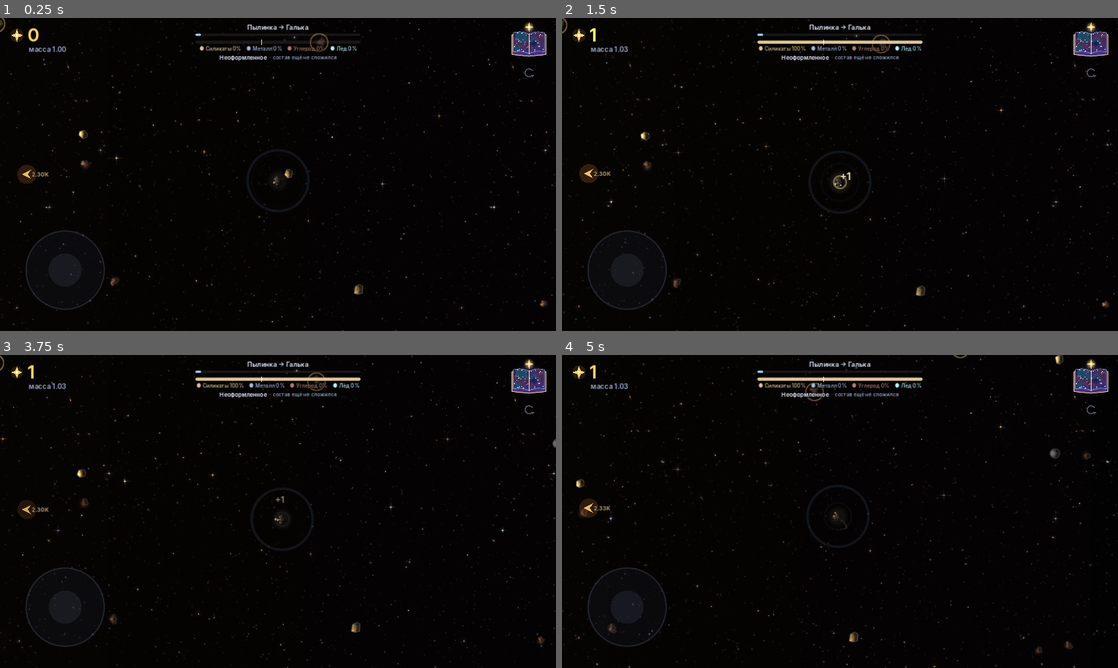
Above: before the commit, frames 1-4 (two rows, left to right).
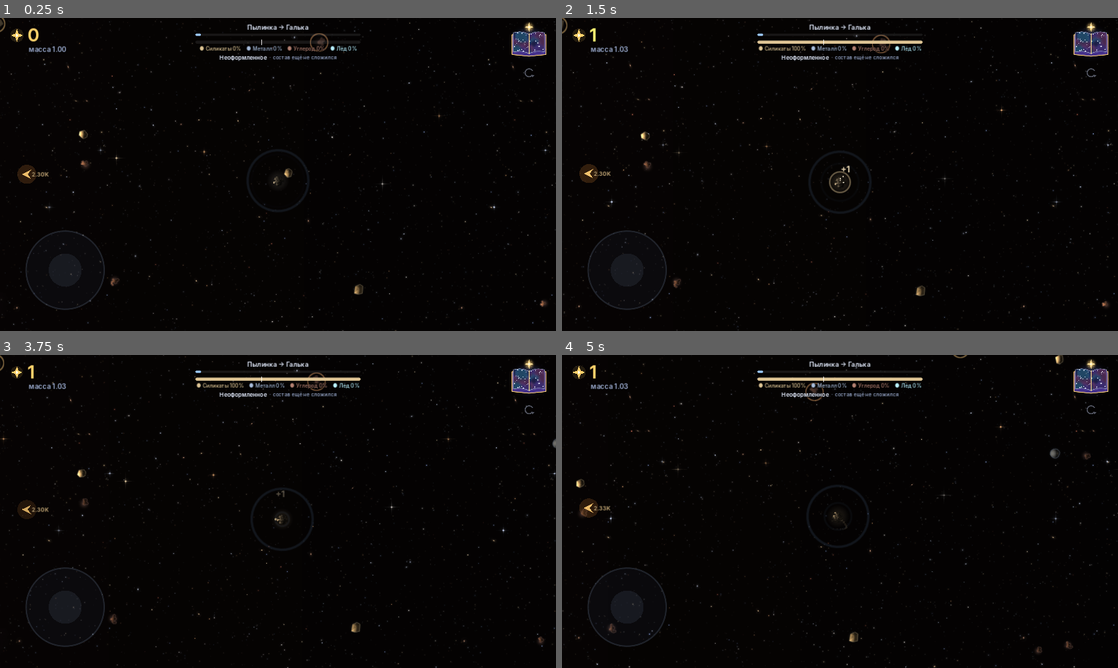
Above: after the commit, the same moments.

Repository: kokazolik/blackhole
Game: Godot game, scene res://scenes/main.tscn
Same seed, same stepped clock (60 frames per second), same inputs: the game is played once before the commit and once after it.
Inputs (mouse positions are in pixels of both pictures, inside the frame that each line leads up to):
- Up to frame 1 (0.25 s): no input
- Up to frame 2 (1.5 s): click (1090, 43) at 0.5 s; click "Назад" at 1.25 s
- Up to frame 3 (3.75 s): tap Enter at 2 s; move the mouse to (400, 495) at 2.02 s; hold D 2.03-2.75 s; tap Tab at 2.1, 3.6 s; click (400, 495) at 2.17 s; drag from (278, 511) to (250, 574) at 2.77 s; tap Space at 3.5 s; move the mouse to (333, 442) at 3.52 s; hold D from 3.53 s (still down)
- Up to frame 4 (5 s): release D at 4.25 s; drag from (812, 574) to (673, 464) at 4.27 s

The runs differ from the first frame. In frame 1, less than 0.1% of the frame differs, in the area x 51-53%, y 48-52%; in frame 2, 0.2%; in frame 3, 0.2%, in the area x 0-100%, y 0-100%; in frame 4, less than 0.1%.

Commit message:
Dust falls straight toward the player, no swirl
Pull is purely radial now; absorb sparks fall in straight too. Version 0.13.

Co-Authored-By: Claude Opus 5.5 (1M context) <noreply@anthropic.com>
Claude-Session: https://claude.ai/code/session_019JT9H9Z6HgHqYWpXn3DgRx

Diff:
--- a/scripts/world/dust_field.gd
+++ b/scripts/world/dust_field.gd
@@ -150,9 +150,9 @@
 			var dist := sqrt(dist_sq)
 			var dir := to / dist
 			if edible:
-				# Пыль не летит прямо, а закручивается по спирали, как в настоящем захвате.
+				# Тянет только наша гравитация, прямо к центру: чем ближе, тем сильнее.
 				var k := 0.35 + 0.65 * (1.0 - dist / pull_r)
-				d.vel += (dir + dir.orthogonal() * 0.6) * strength * k * delta
+				d.vel += dir * strength * k * delta
 			elif dist < pr + d.r + 0.7:
 				# Пыль выше открытого уровня отталкивается от поверхности.
 				d.pos = pp - dir * (pr + d.r + 0.7)
--- a/scripts/world/fx.gd
+++ b/scripts/world/fx.gd
@@ -1,6 +1,6 @@
 class_name AbsorbFx
 extends Node2D
-## Анимация поглощения пыли: искры по спирали в пылинку, вспышка-кольцо на ней
+## Анимация поглощения пыли: искры падают прямо в пылинку, вспышка-кольцо на ней
 ## и всплывающее «+N» цветом материала. Рисуется только пока эффекты живы.
 
 const SPARK_TIME := 0.3
@@ -27,7 +27,6 @@
 		for i in SPARKS_PER_ABSORB:
 			_sparks.append({
 				"off": offset + Vector2.from_angle(randf() * TAU) * player.radius * randf_range(0.5, 1.5),
-				"spin": randf_range(1.5, 3.0) * (1.0 if randf() < 0.5 else -1.0),
 				"color": color,
 				"t": -i * 0.03,
 			})
@@ -60,13 +59,13 @@
 	var pr := player.radius
 	var px := 1.0 / camera.zoom.x  # один пиксель экрана в мировых единицах
 
-	# Искры: летят по спирали к центру и гаснут.
+	# Искры: падают к центру и гаснут.
 	for s in _sparks:
 		if s.t < 0.0:
 			continue
 		var k: float = s.t / SPARK_TIME
 		var e := k * k
-		var off: Vector2 = (s.off as Vector2).rotated(s.spin * k) * (1.0 - e)
+		var off: Vector2 = (s.off as Vector2) * (1.0 - e)
 		var p := pp + off
 		var a := 1.0 - e
 		draw_circle(p, (1.2 + 1.5 * (1.0 - k)) * px, Color(s.color, 0.25 * a))
Not shown, changed: export_presets.cfg
